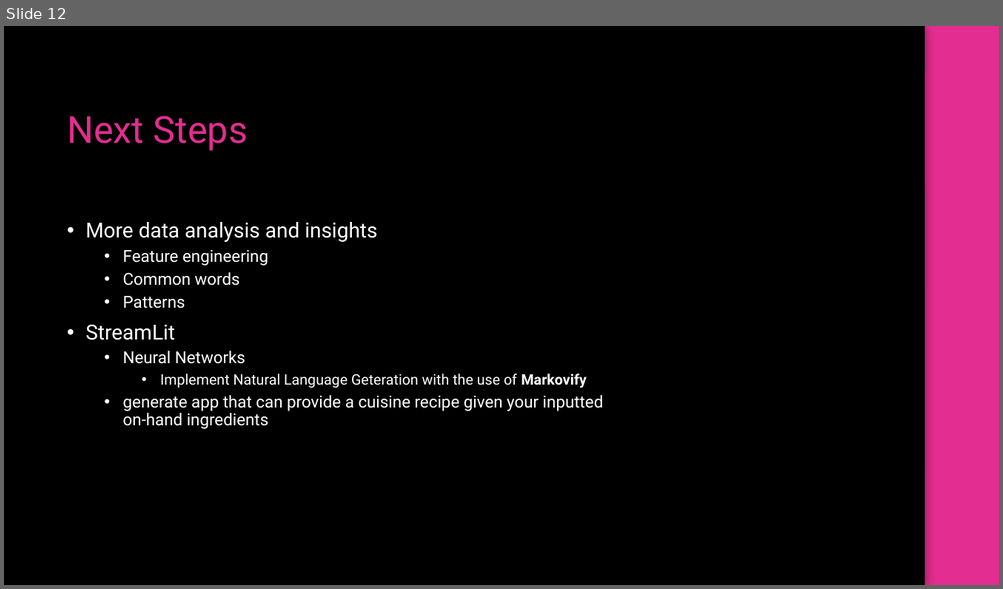
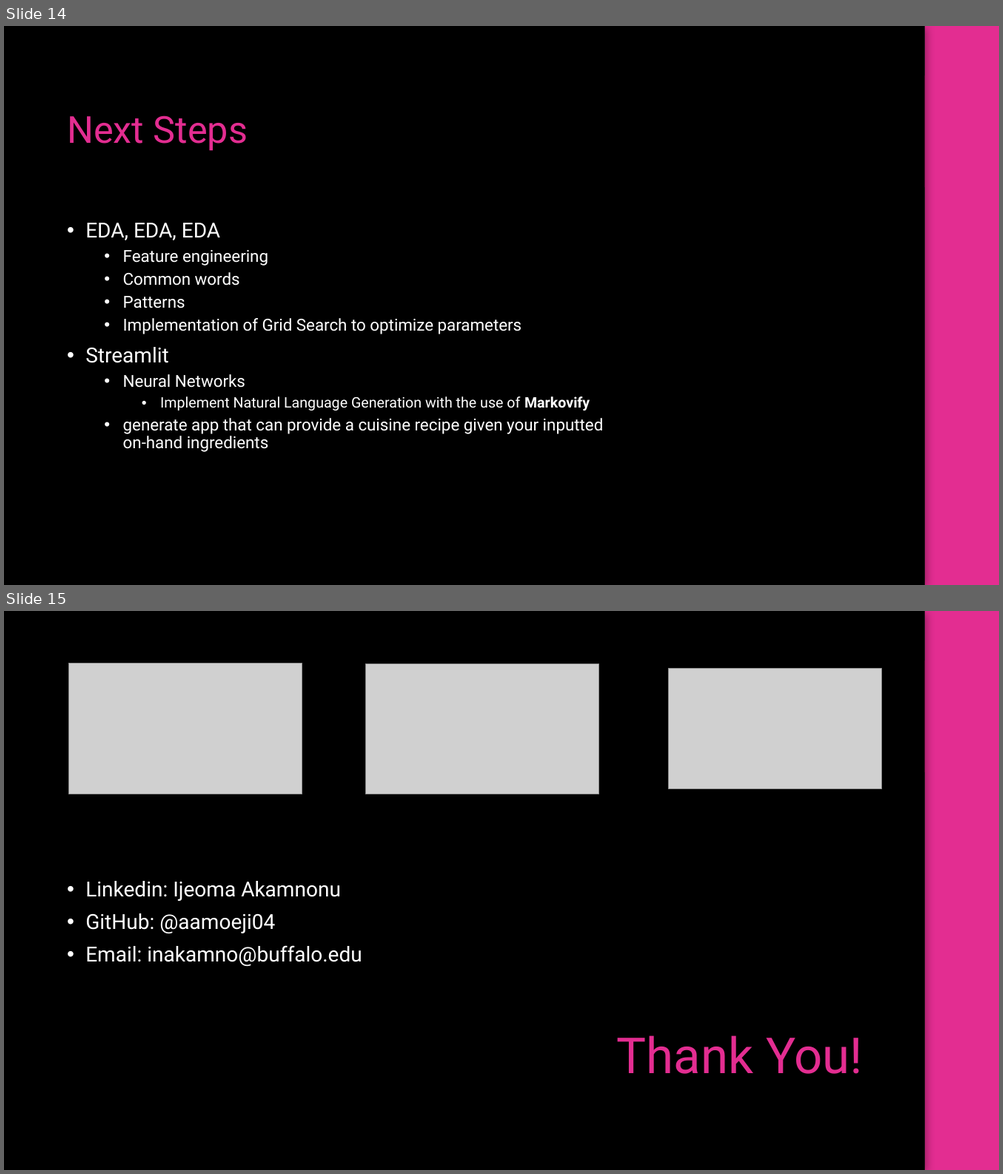
Before and after one commit to aamoeji04/Cuisine_Classification_Capstone, a slide deck: Cuisine_Classification.pptx. Shown one above the other, each under a label of ours: slide 12 before the commit, slides 14 and 15 after it. The pictures are 1003x589 and 1003x1174 pixels, drawn with LibreOffice and Linux fonts; fonts in the diff are those of the drawing; grey boxes stand for pictures; background and template pictures are left out. Boxes give left, top, right and bottom in pixels: in the first picture for what was removed or moved away, otherwise in the second. Text is boxed around its words. In the diff, an @@ line names an element or a change of style, - is before the commit and + after.

```diff
--- a/Cuisine_Classification.pptx
+++ b/Cuisine_Classification.pptx
@@ slide 15 added at box(4, 611, 999, 1170), background picture (left out); not listed: 2 template elements that a slide beside it also shows @@
@@ rectangle added at box(4, 611, 925, 1170), fill #000000 @@
@@ rectangle added at box(925, 611, 999, 1170), fill #E32D91 @@
@@ picture added at box(69, 664, 301, 794) @@
@@ picture added at box(366, 664, 599, 795) @@
@@ picture added at box(668, 669, 882, 789) @@
@@ text added at box(85, 881, 361, 967), 20 pt, text #FFFFFF @@
+• Linkedin: Ijeoma Akamnonu
+• GitHub: @aamoeji04
+• Email: inakamno@buffalo.edu
@@ title added at box(617, 1036, 862, 1074), 48 pt, text #E32D91 @@
+Thank You!
@@ what was slide 12 is now slide 14 @@
@@ slide 14 changed as well @@
@@ text at box(85, 223, 220, 241): text changed @@
-• More data analysis and insights
+• EDA, EDA, EDA
@@ text at box(85, 318, 522, 363): text changed; size 20 to 16 pt @@
-• StreamLit
+  • Implementation of Grid Search to optimize parameters
+• Streamlit
@@ text at box(160, 397, 589, 411): text changed @@
-    • Implement Natural Language Geteration with the use of Markovify
+    • Implement Natural Language Generation with the use of Markovify
```
Also in this commit, not shown: 9 other slides changed, 4 other slides added, 2 slides removed.
